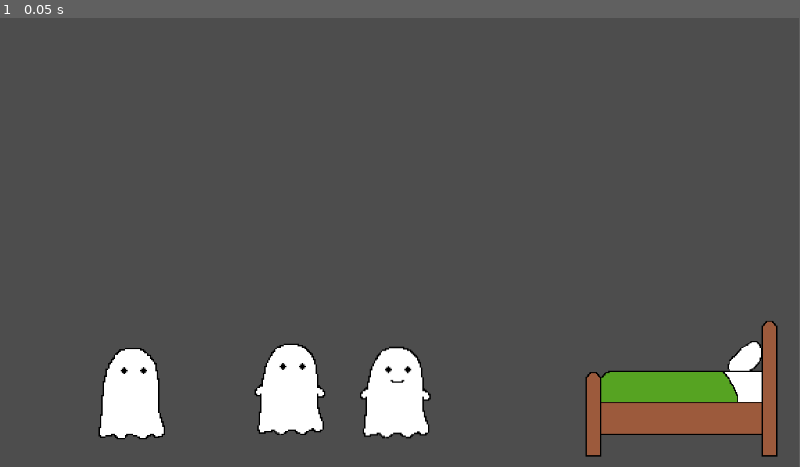
Above: before the commit, frame 1.
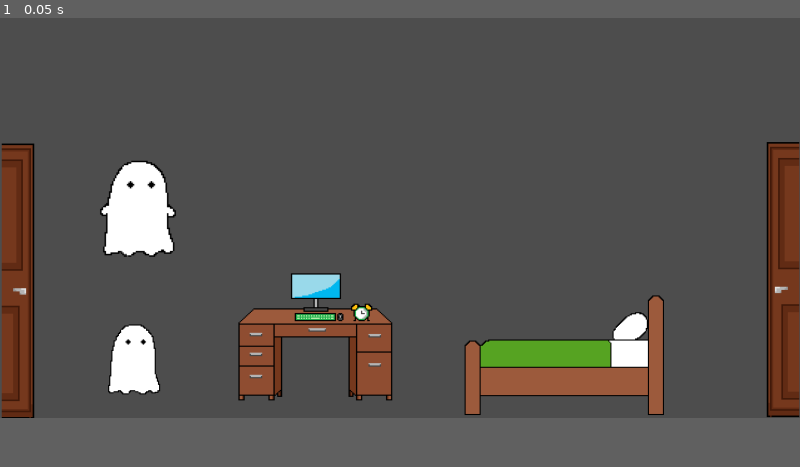
Above: after the commit, the same moment.

Repository: mlaflam/final-project
Game: Godot game, scene res://start.tscn
Same seed, same stepped clock (60 frames per second), same inputs: the game is played once before the commit and once after it. The project has no main scene, so this scene is started directly. The engine's default icon, where the game draws it, is replaced by a stand-in: a white triangle on a blue panel in a dark square.
Inputs:
- Up to frame 1 (0.05 s): no input
In our replay, the window is 799x449 before the commit and 800x400 after it. These sizes can differ from the game's own. Grey fills any space a smaller window leaves; there, only what the larger window draws over its background counts as a difference.

The runs differ from the first frame. In frame 1, 20% of the frame differs, in the area x 0-100%, y 27-98%.

Commit message:
Adding Doors

Diff:
--- a/project.godot
+++ b/project.godot
@@ -13,3 +13,8 @@
 config/name="fina-project"
 config/features=PackedStringArray("4.2", "Forward Plus")
 config/icon="res://icon.svg"
+
+[display]
+
+window/size/viewport_width=1600
+window/size/viewport_height=800
--- a/start.tscn
+++ b/start.tscn
@@ -1,23 +1,83 @@
-[gd_scene load_steps=5 format=3 uid="uid://bklf5o8lpanot"]
+[gd_scene load_steps=13 format=3 uid="uid://bklf5o8lpanot"]
 
 [ext_resource type="Texture2D" uid="uid://baeovav5xjslo" path="res://ghosties/ghost-1.png" id="1_hp63h"]
 [ext_resource type="Texture2D" uid="uid://brfqgrcn5u457" path="res://ghosties/ghost-4.png" id="2_8pa2l"]
 [ext_resource type="Texture2D" uid="uid://coifa26tg8myf" path="res://ghosties/ghost-6.png" id="3_qmbgj"]
-[ext_resource type="Texture2D" uid="uid://d3l60yvf4gsxq" path="res://bed.png" id="4_as5or"]
+[ext_resource type="Texture2D" uid="uid://5wwyevqycu2w" path="res://bed-3.png" id="4_5l4sa"]
+[ext_resource type="Texture2D" uid="uid://cptojbphnwisy" path="res://desk.png" id="5_2b5l6"]
+[ext_resource type="Texture2D" uid="uid://cmieshyefu4q7" path="res://desk-2.png" id="6_4qpg3"]
+[ext_resource type="Texture2D" uid="uid://cfouj54bvqcej" path="res://desk-full.png" id="7_rprlb"]
+[ext_resource type="Texture2D" uid="uid://bpj7oe6cr206k" path="res://icon.svg" id="8_x2gqd"]
+[ext_resource type="Texture2D" uid="uid://dvbom360717jh" path="res://right-door.png" id="9_b6rpb"]
+[ext_resource type="Texture2D" uid="uid://doi4gbx045dro" path="res://door.png" id="10_lxej6"]
+[ext_resource type="Texture2D" uid="uid://bmyjfi5pxw2ft" path="res://door-right.png" id="11_h20xc"]
+[ext_resource type="Texture2D" uid="uid://qb81lbufmfo" path="res://door-left.png" id="12_usqpl"]
 
 [node name="Ghost-1" type="Sprite2D"]
-position = Vector2(187, 544)
+position = Vector2(265, 685)
+scale = Vector2(1.08333, 1.06)
 texture = ExtResource("1_hp63h")
 
 [node name="Ghost-4" type="Sprite2D" parent="."]
-position = Vector2(231, -7)
+z_index = 1
+position = Vector2(10.1539, -284.906)
+scale = Vector2(1.37212, 1.37212)
 texture = ExtResource("2_8pa2l")
 
 [node name="Ghost-6" type="Sprite2D" parent="."]
-position = Vector2(383, -3)
+visible = false
+position = Vector2(134, -198)
 texture = ExtResource("3_qmbgj")
 
-[node name="Bed" type="Sprite2D" parent="."]
-position = Vector2(800, -34.9999)
-scale = Vector2(0.297, 0.34411)
-texture = ExtResource("4_as5or")
+[node name="Bed-3" type="Sprite2D" parent="."]
+position = Vector2(803.077, -39.6226)
+scale = Vector2(0.989584, 0.989584)
+texture = ExtResource("4_5l4sa")
+
+[node name="Desk" type="Sprite2D" parent="."]
+visible = false
+position = Vector2(477, -249)
+texture = ExtResource("5_2b5l6")
+
+[node name="Desk-2" type="Sprite2D" parent="."]
+visible = false
+position = Vector2(479, -86)
+texture = ExtResource("6_4qpg3")
+
+[node name="Desk-full" type="Sprite2D" parent="."]
+position = Vector2(417.231, -83.0189)
+scale = Vector2(1.15451, 1.09961)
+texture = ExtResource("7_rprlb")
+
+[node name="TextureRect" type="TextureRect" parent="."]
+visible = false
+z_index = -1
+anchors_preset = -1
+anchor_left = -0.186
+anchor_top = -3.259
+anchor_right = -0.186
+anchor_bottom = -3.259
+offset_left = -59.68
+offset_top = -72.15
+offset_right = 1089.32
+offset_bottom = 574.85
+texture = ExtResource("8_x2gqd")
+
+[node name="Right-door" type="Sprite2D" parent="."]
+visible = false
+position = Vector2(472.615, -84.9057)
+scale = Vector2(1.31385, 1.31385)
+texture = ExtResource("9_b6rpb")
+
+[node name="Door" type="Sprite2D" parent="."]
+visible = false
+position = Vector2(297.231, -124.528)
+texture = ExtResource("10_lxej6")
+
+[node name="Door-right" type="Sprite2D" parent="."]
+position = Vector2(1056.92, -97.1698)
+texture = ExtResource("11_h20xc")
+
+[node name="Door-left" type="Sprite2D" parent="."]
+position = Vector2(-67.3846, -94.3396)
+texture = ExtResource("12_usqpl")
Binary file added: door-left.png
Not shown, added: door-left.png.import
Binary file added: door-right.png
Not shown, added: door-right.png.import
Binary file added: door.gif
Binary file added: door.png
Not shown, added: door.png.import
Binary file added: pixil-gif-drawing (2).gif
Binary file added: right-door.png
Not shown, added: right-door.png.import
